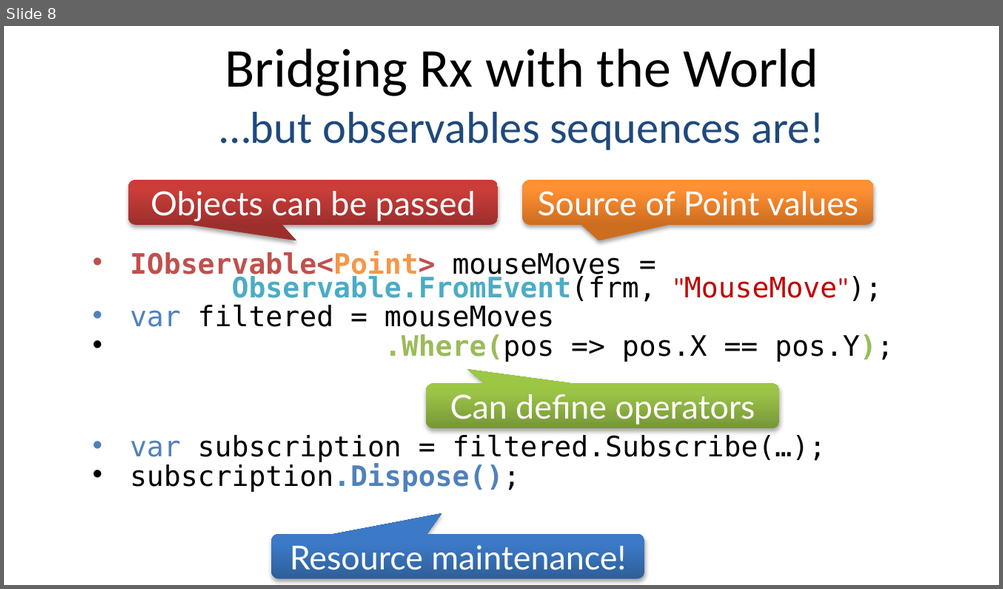
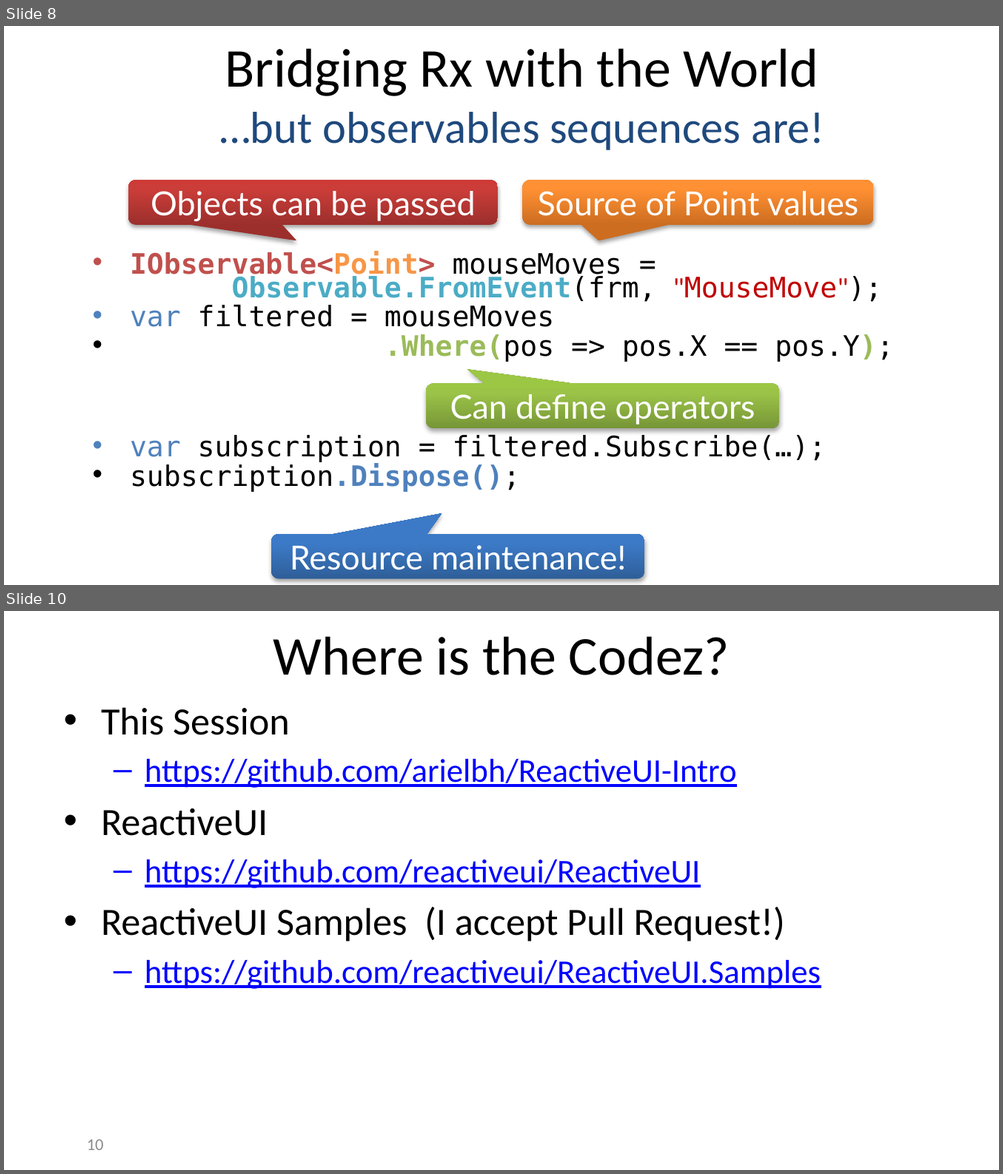
Before and after one commit to arielbh/ReactiveUI-Intro, a slide deck: ReactiveUI.pptx. Shown one above the other, each under a label of ours: slide 8 before the commit, slides 8 and 10 after it; the slides between them are not shown. The pictures are 1003x589 and 1003x1174 pixels, drawn with LibreOffice and Linux fonts; fonts in the diff are those of the drawing; background and template pictures are left out. Boxes give left, top, right and bottom in pixels: in the first picture for what was removed or moved away, otherwise in the second. Text is boxed around its words. In the diff, an @@ line names an element or a change of style, - is before the commit and + after.

```diff
--- a/ReactiveUI.pptx
+++ b/ReactiveUI.pptx
@@ slide 10 added at [4, 611, 999, 1170], background picture (left out) @@
@@ title added at [273, 636, 729, 675], 39.6 pt, text #000000 @@
+Where is the Codez?
@@ text added at [101, 707, 820, 989], 24 pt, text #0000FF, underline @@
+• This Session
+  – https://github.com/arielbh/ReactiveUI-Intro
+• ReactiveUI
+  – https://github.com/reactiveui/ReactiveUI
+• ReactiveUI Samples (I accept Pull Request!)
+  – https://github.com/reactiveui/ReactiveUI.Samples
@@ page number added at [87, 1139, 104, 1150], 12 pt, text #8C8C8C @@
+10
```
Also in this commit, not shown: 6 slides changed, 1 other file.
